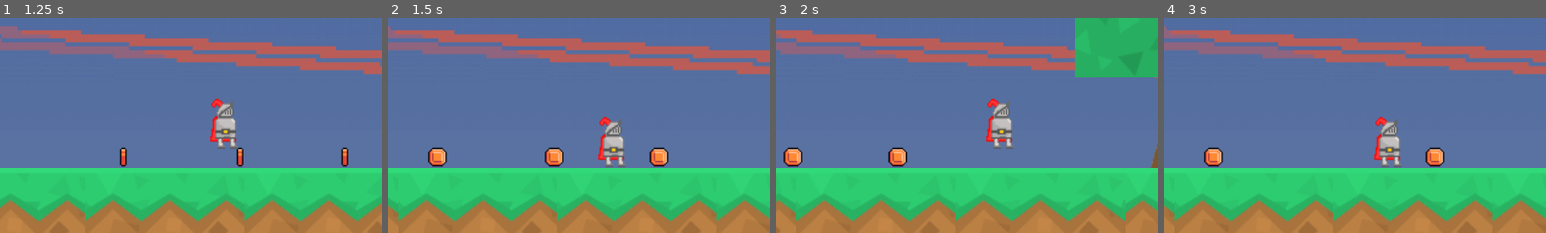
Above: before the commit, frames 1-4 (left to right).
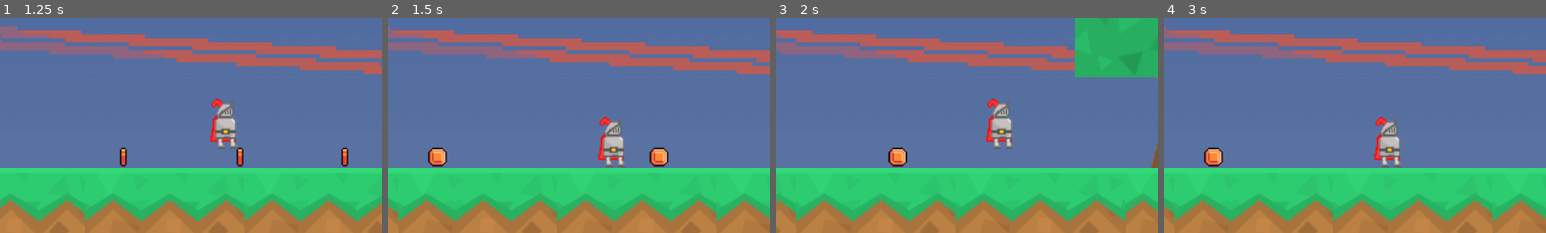
Above: after the commit, the same moments.

Repository: NotCritKai/TCITC
Game: Godot game, scene res://scenes/Scene1GAME.tscn
The game is run twice, just before and just after one commit, with the same random seed, the same clock (stepped at 60 frames per second) and the same inputs.
Inputs:
- Up to frame 1 (1.25 s): hold D (move_right) from 0.53 s (still down); tap W (jump) at 0.77 s
- Up to frame 2 (1.5 s): keep holding D (move_right)
- Up to frame 3 (2 s): keep holding D (move_right); tap W (jump) at 1.52 s
- Up to frame 4 (3 s): release D (move_right) at 2.03 s; hold A (move_left) 2.03-2.78 s; hold D (move_right) from 2.78 s (still down)
The pictures show only the part of the screen within x 22-72%, y 30-80%; the shares and areas given below are measured in that part.

Frame 1 is identical in both runs. In frame 2, 0.4% of the frame differs, in the area x 41-46%, y 60-70%; in frame 3, 0.4%, in the area x 2-7%, y 60-70%; in frame 4, 0.4%.

Commit message:
Faster Animation

Diff:
--- a/scenes/coin.tscn
+++ b/scenes/coin.tscn
@@ -238,5 +238,6 @@
 libraries = {
 "": SubResource("AnimationLibrary_nmrvb")
 }
+speed_scale = 6.0
 
 [connection signal="body_entered" from="." to="." method="_on_body_entered"]
